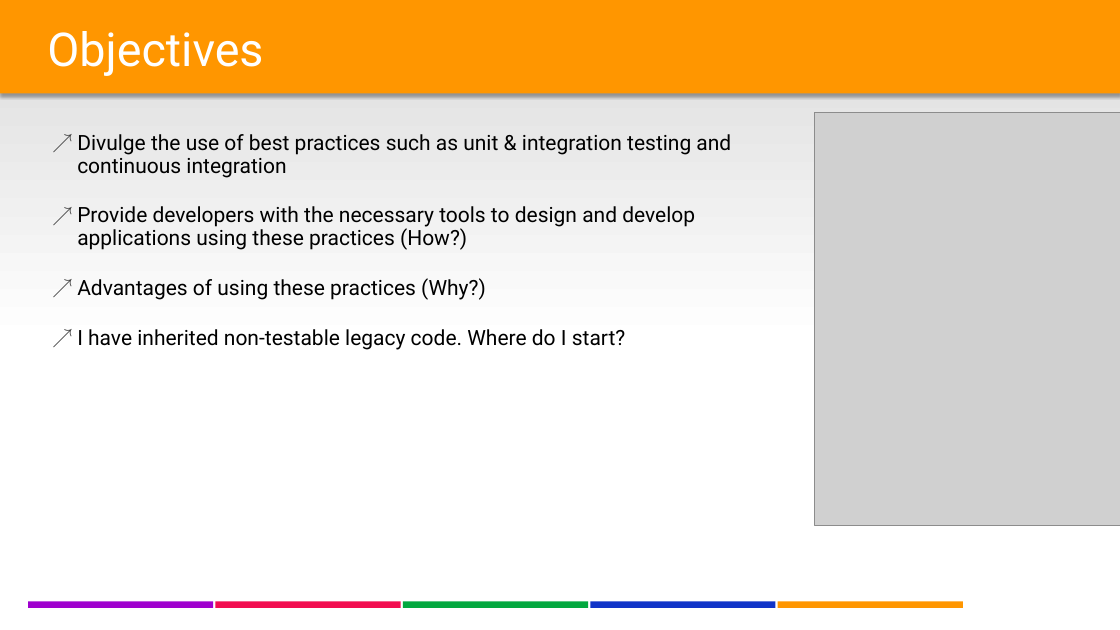
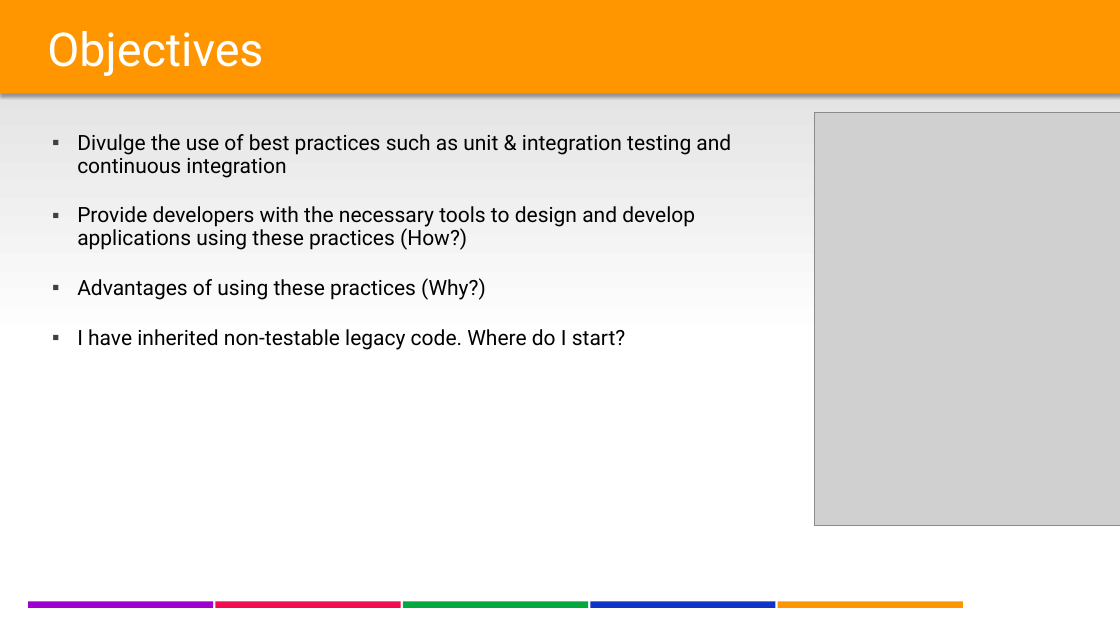
Before and after one commit to lgoldin/TestOrientedDevelopment, a slide deck: slide 3 of DesigningTestableApplications - Part II - DB Integration & Legacy Code.pptx. Drawn at 1120x630 pixels with LibreOffice and Linux fonts; fonts in the diff are those of the drawing; grey boxes stand for pictures; background and template pictures are left out. Boxes give left, top, right and bottom in pixels: in the first picture for what was removed or moved away, otherwise in the second. Text is boxed around its words. In the diff, an @@ line names an element or a change of style, - is before the commit and + after.

```diff
--- a/DesigningTestableApplications - Part II - DB Integration & Legacy Code.pptx
+++ b/DesigningTestableApplications - Part II - DB Integration & Legacy Code.pptx
@@ text "Divulge the use of best ..." at box(77, 134, 731, 350): bullet ↗ to ▪ @@
```
Also in this commit, not shown: 7 other slides changed.
